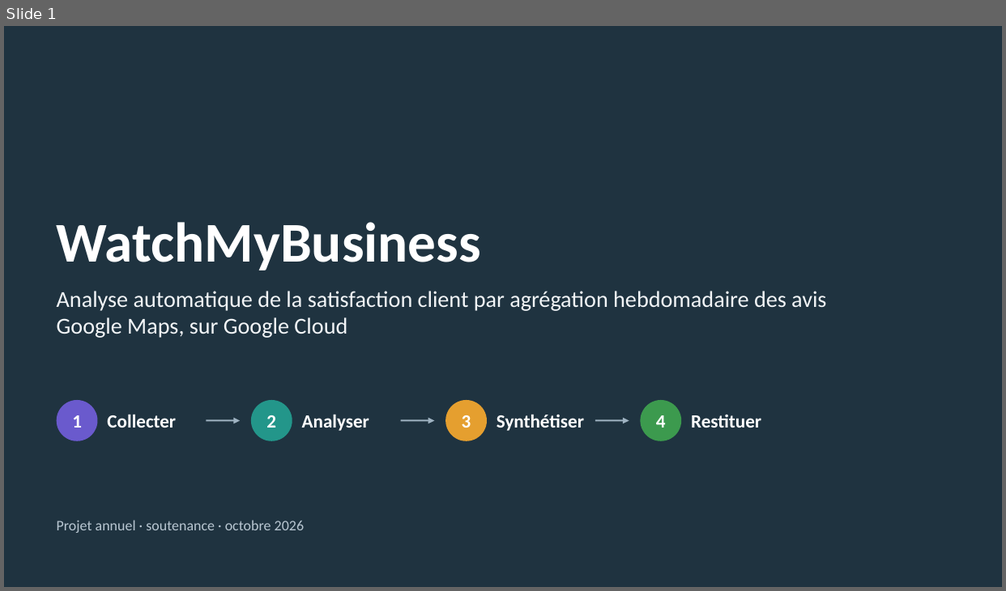
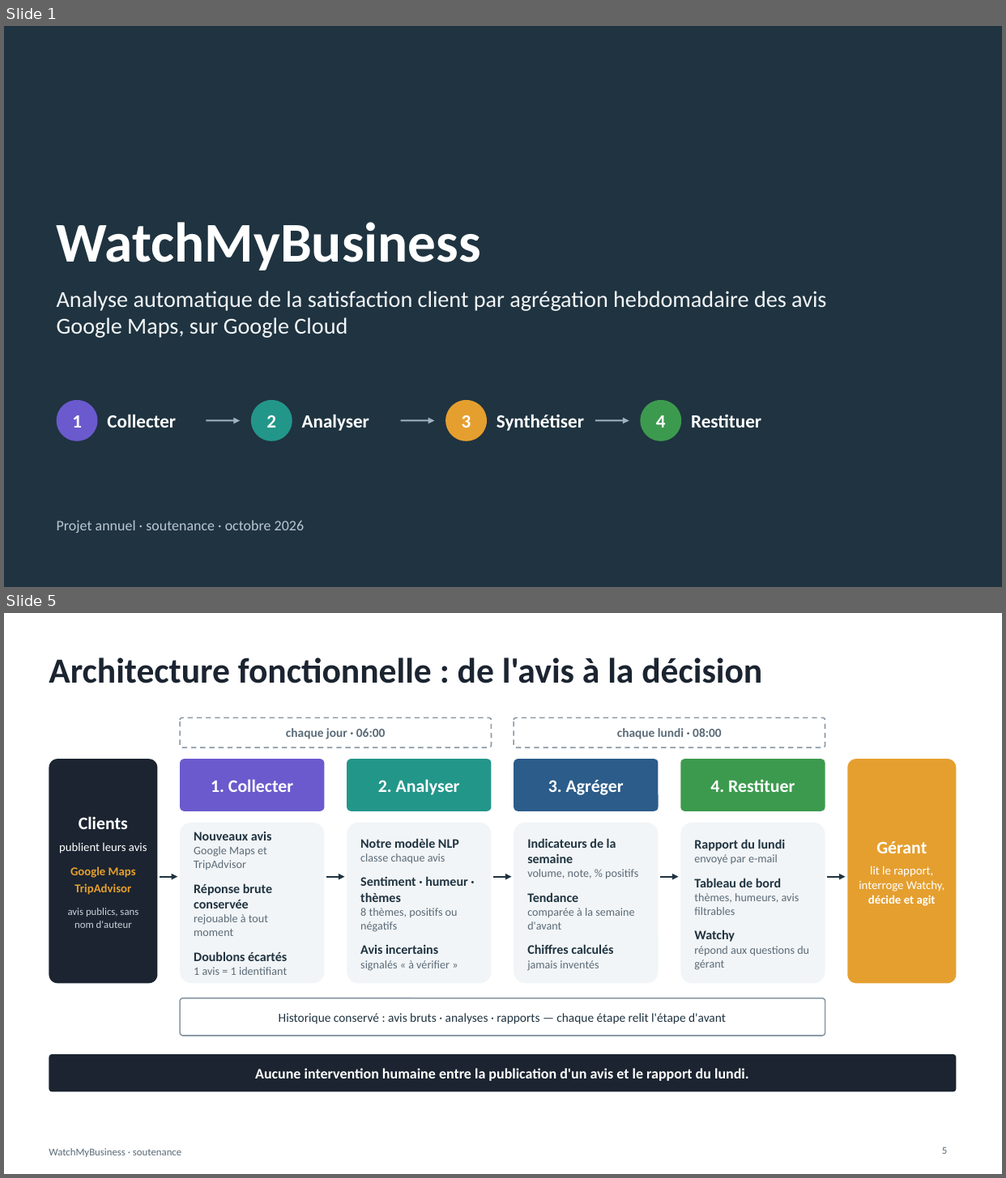
Before and after one commit to jackamrl/watchMyBusiness, a slide deck: docs/WatchMyBusiness-soutenance.pptx. Shown one above the other, each under a label of ours: slide 1 before the commit, slides 1 and 5 after it; the slides between them are not shown. The pictures are 1006x591 and 1006x1178 pixels, drawn with LibreOffice and Linux fonts; fonts in the diff are those of the drawing. Boxes give left, top, right and bottom in pixels: in the first picture for what was removed or moved away, otherwise in the second. Text is boxed around its words. In the diff, an @@ line names an element or a change of style, - is before the commit and + after.

```diff
--- a/docs/WatchMyBusiness-soutenance.pptx
+++ b/docs/WatchMyBusiness-soutenance.pptx
@@ slide 5 added at (4, 613, 1002, 1174), background #FFFFFF @@
@@ title added at (49, 658, 762, 683), 34 pt, text #1B2430, bold @@
+Architecture fonctionnelle : de l'avis à la décision
@@ rounded rectangle added at (180, 717, 492, 747), outline #8A99A6 1.25 pt dashed, 12 pt, text #5B6B78, bold @@
+chaque jour · 06:00
@@ rounded rectangle added at (513, 717, 825, 747), outline #8A99A6 1.25 pt dashed, 12 pt, text #5B6B78, bold @@
+chaque lundi · 08:00
@@ rounded rectangle added at (49, 759, 157, 983), fill #1B2430, 11.5 pt, text #C8D1D9 @@
+Clients
+publient leurs avis
+Google Maps
+TripAdvisor
+avis publics, sans nom d'auteur
@@ rounded rectangle added at (180, 759, 325, 811), fill #6A5ACD, 17 pt, text #FFFFFF, bold @@
+1. Collecter
@@ rounded rectangle added at (347, 759, 492, 811), fill #23968A, 17 pt, text #FFFFFF, bold @@
+2. Analyser
@@ rounded rectangle added at (513, 759, 658, 811), fill #2B5C8A, 17 pt, text #FFFFFF, bold @@
+3. Agréger
@@ rounded rectangle added at (681, 759, 825, 811), fill #3C9A4E, 17 pt, text #FFFFFF, bold @@
+4. Restituer
@@ rounded rectangle added at (848, 759, 957, 983), fill #E59F2F, 11.5 pt, text #FFFFFF @@
+Gérant
+lit le rapport,
+interroge Watchy,
+décide et agit
@@ rounded rectangle added at (180, 823, 325, 983), fill #F2F5F7, 11 pt, text #5B6B78 @@
+Nouveaux avis
+Google Maps et TripAdvisor
+Réponse brute conservée
+rejouable à tout moment
+Doublons écartés
+1 avis = 1 identifiant
@@ rounded rectangle added at (347, 823, 492, 983), fill #F2F5F7, 11 pt, text #5B6B78 @@
+Notre modèle NLP
+classe chaque avis
+Sentiment · humeur · thèmes
+8 thèmes, positifs ou négatifs
+Avis incertains
+signalés « à vérifier »
@@ rounded rectangle added at (513, 823, 658, 983), fill #F2F5F7, 11 pt, text #5B6B78 @@
+Indicateurs de la semaine
+volume, note, % positifs
+Tendance
+comparée à la semaine d'avant
+Chiffres calculés
+jamais inventés
@@ rounded rectangle added at (681, 823, 825, 983), fill #F2F5F7, 11 pt, text #5B6B78 @@
+Rapport du lundi
+envoyé par e-mail
+Tableau de bord
+thèmes, humeurs, avis filtrables
+Watchy
+répond aux questions du gérant
@@ arrow added from (160, 876) to (177, 876), #1F3340 1.75 pt @@
@@ arrow added from (326, 876) to (345, 876), #1F3340 1.75 pt @@
@@ arrow added from (493, 876) to (512, 876), #1F3340 1.75 pt @@
@@ arrow added from (661, 876) to (679, 876), #1F3340 1.75 pt @@
@@ arrow added from (828, 876) to (846, 876), #1F3340 1.75 pt @@
@@ rounded rectangle added at (180, 999, 825, 1036), outline #8A99A6 1.25 pt, 12 pt, text #1F3340 @@
+Historique conservé : avis bruts · analyses · rapports — chaque étape relit l'étape d'avant
@@ rounded rectangle added at (49, 1054, 957, 1093), fill #1B2430, 14 pt, text #FFFFFF, bold @@
+Aucune intervention humaine entre la publication d'un avis et le rapport du lundi.
@@ text added at (49, 1148, 181, 1157), 10 pt, text #5B6B78 @@
+WatchMyBusiness · soutenance
@@ text added at (942, 1148, 947, 1154), 10 pt, text #5B6B78 @@
+5
```
Also in this commit, not shown: 20 slides changed, 2 other slides added, 1 slide removed, 44 other files.
